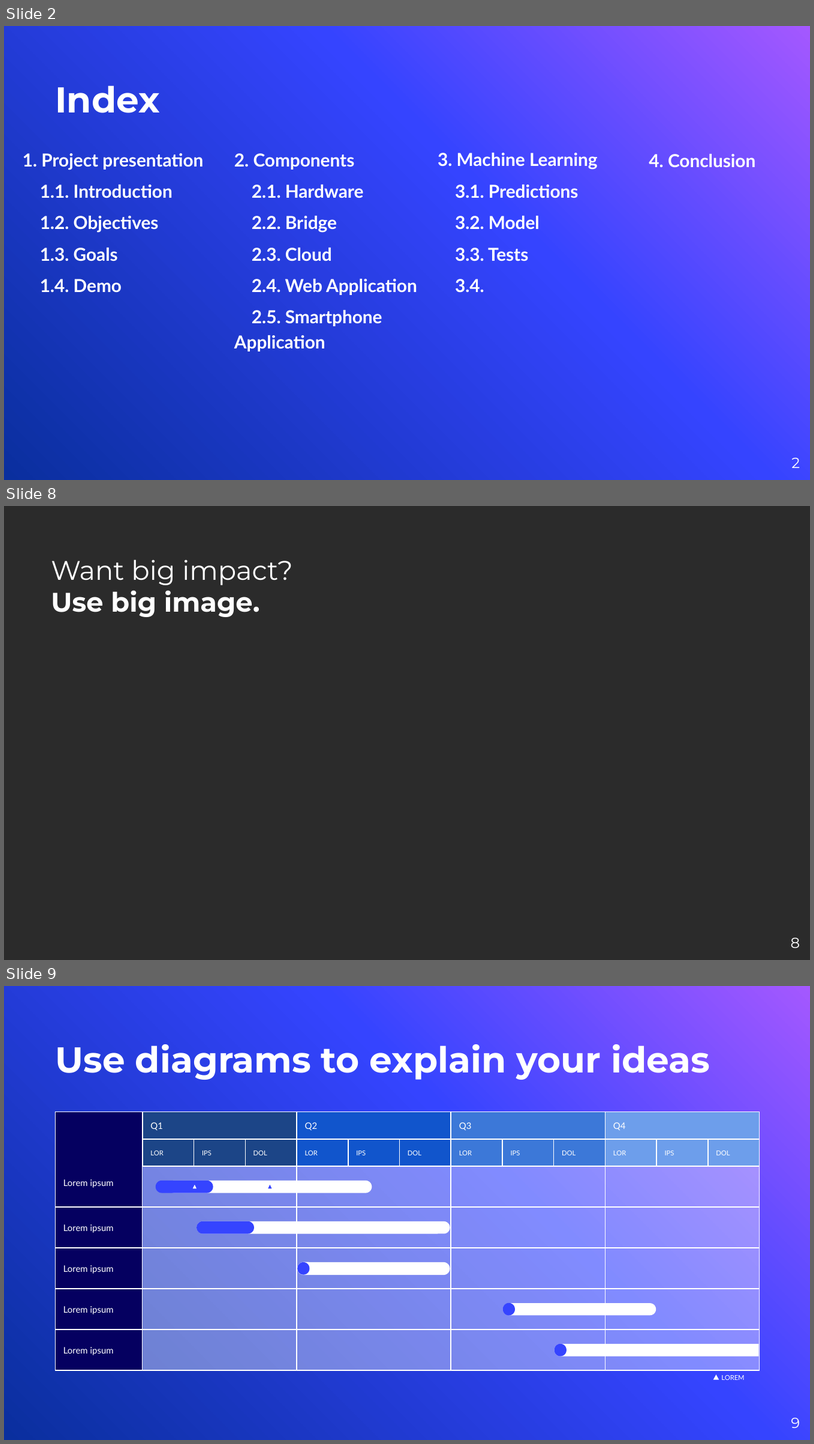
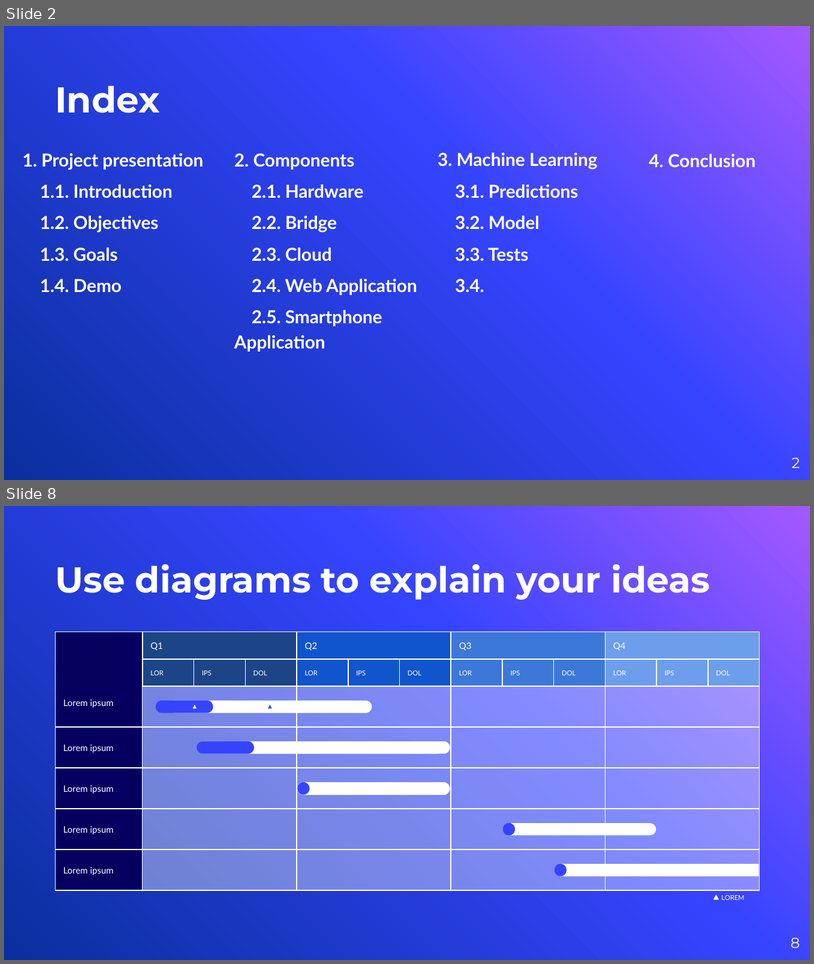
Before and after one commit to andrea-grandi/iot_project, a slide deck: presentation/presentation.pptx. Shown one above the other, each under a label of ours: slides 2, 8 and 9 before the commit, slides 2 and 8 after it; the slides between them are not shown. The pictures are 814x1444 and 814x964 pixels, drawn with LibreOffice and Linux fonts; fonts in the diff are those of the drawing; background and template pictures are left out; a plain dark background stands for a picture behind light text. Boxes give left, top, right and bottom in pixels: in the first picture for what was removed or moved away, otherwise in the second. Text is boxed around its words. In the diff, an @@ line names an element or a change of style, - is before the commit and + after.

```diff
--- a/presentation/presentation.pptx
+++ b/presentation/presentation.pptx
@@ slide 8 removed at (4, 506, 810, 960), background picture (left out) @@
@@ title removed at (51, 559, 293, 617) @@
-Want big impact?
-Use big image.
@@ page number removed at (791, 937, 800, 948) @@
-8
@@ what was slide 9 is now slide 8 @@
@@ page number at (791, 937, 800, 948): text changed @@
-9
+8
```
Also in this commit, not shown: 6 slides changed, 3 slides added, 3 other slides removed, 2 other files.
